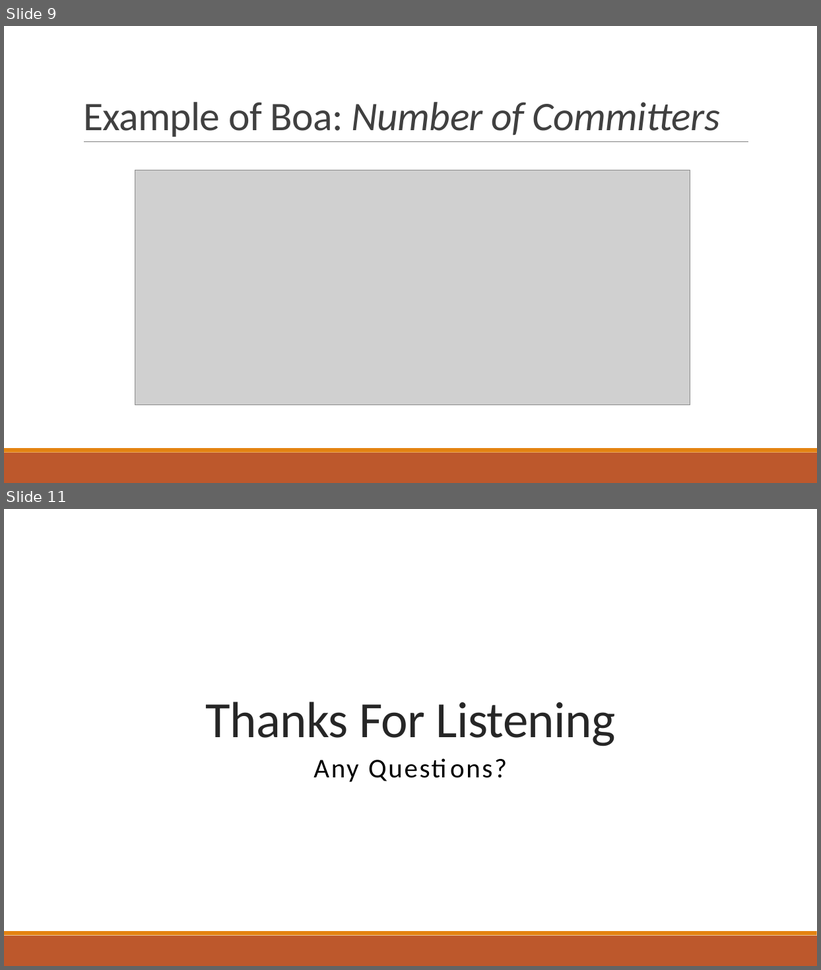
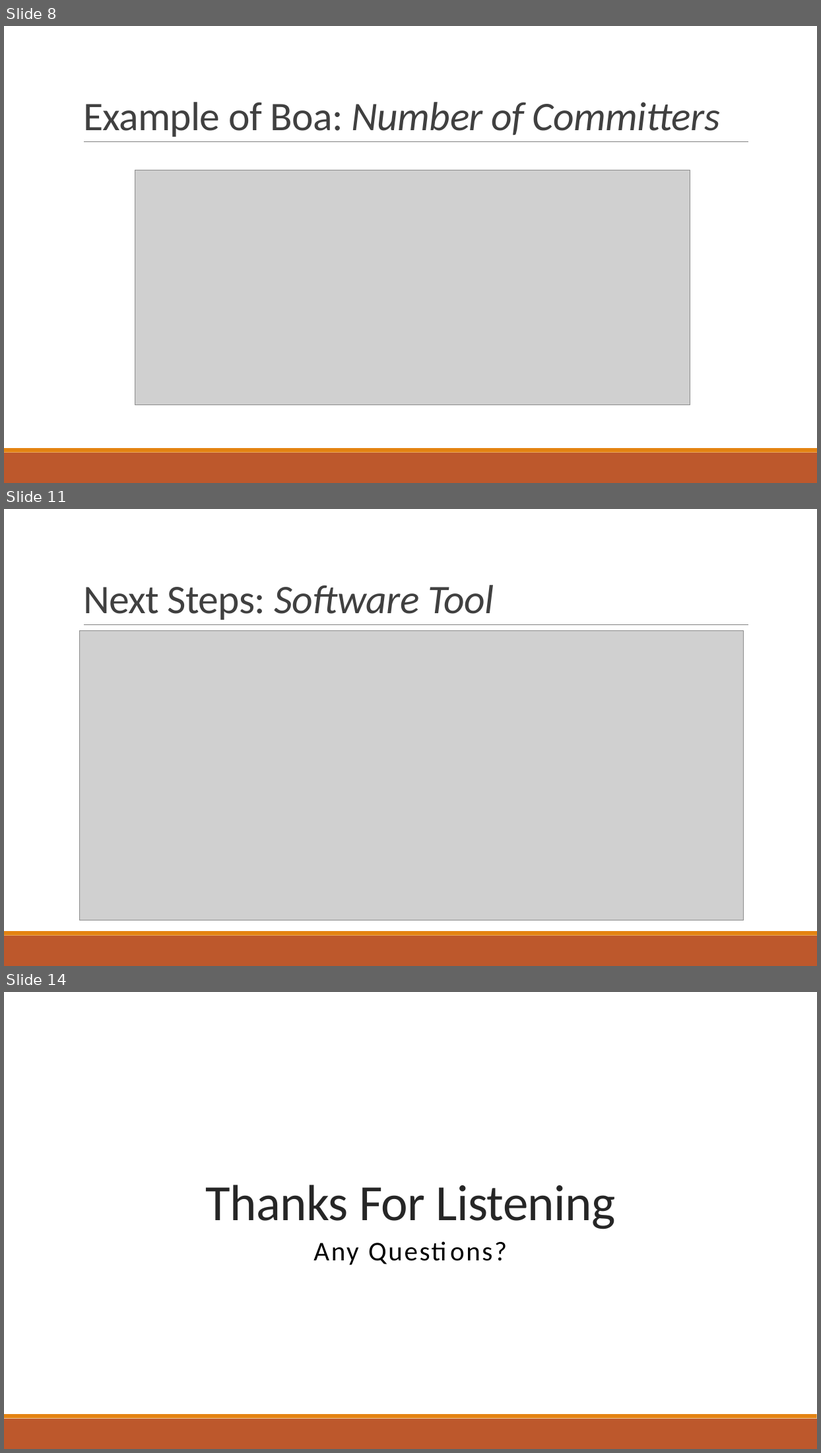
Before and after one commit to bmuscede/NetworkMine, a slide deck: Final-Presentation/Presentation.pptx. Shown one above the other, each under a label of ours: slides 9 and 11 before the commit, slides 8, 11 and 14 after it; the slides between them are not shown. The pictures are 821x970 and 821x1453 pixels, drawn with LibreOffice and Linux fonts; fonts in the diff are those of the drawing; grey boxes stand for pictures; background and template pictures are left out. Boxes give left, top, right and bottom in pixels: in the first picture for what was removed or moved away, otherwise in the second. Text is boxed around its words. In the diff, an @@ line names an element or a change of style, - is before the commit and + after.

```diff
--- a/Final-Presentation/Presentation.pptx
+++ b/Final-Presentation/Presentation.pptx
@@ slide 11 added at [4, 509, 817, 966], background #FFFFFF; not listed: 3 template elements that a slide beside it also shows @@
@@ title added at [83, 585, 494, 620], 48 pt, text #404040, italic @@
+Next Steps: Software Tool
@@ picture added at [80, 631, 744, 921] @@
@@ what was slide 9 is now slide 8 @@
@@ what was slide 11 is now slide 14 @@
```
Also in this commit, not shown: 2 slides changed, 4 other slides added, 2 slides removed.
